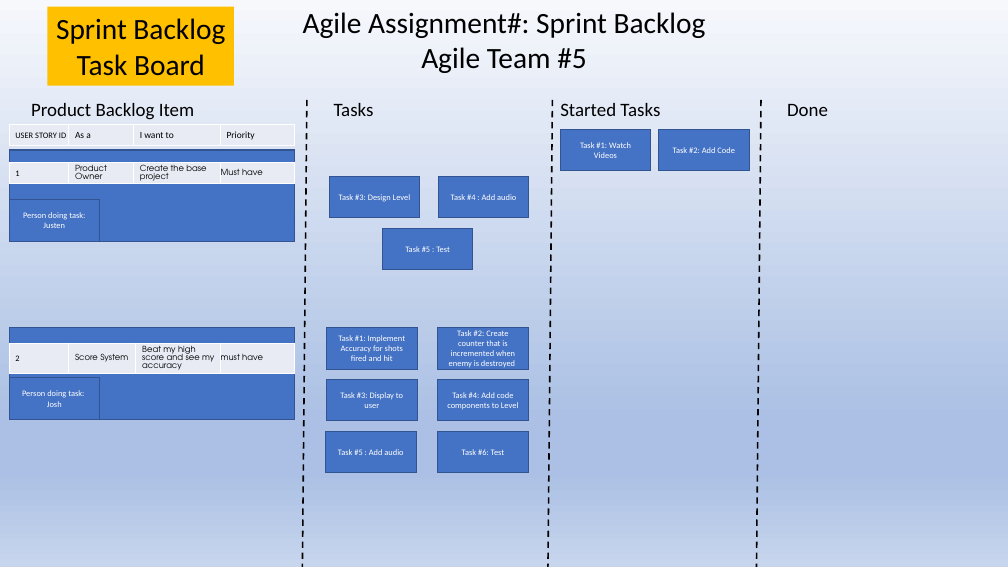
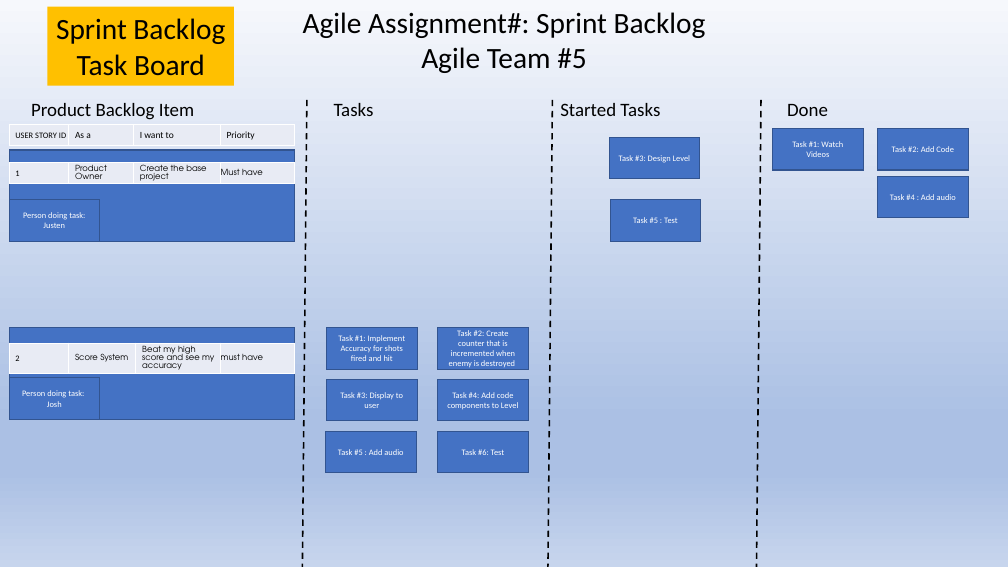
Before and after one commit to CS1CAgile5/Agile-3_Project, a slide deck: slide 1 of sprint_task_board.pptx. Drawn at 1008x567 pixels with LibreOffice and Linux fonts; fonts in the diff are those of the drawing. Boxes give left, top, right and bottom in pixels: in the first picture for what was removed or moved away, otherwise in the second. Text is boxed around its words. In the diff, an @@ line names an element or a change of style, - is before the commit and + after.

Commit message:
updated 10/16

```diff
--- a/sprint_task_board.pptx
+++ b/sprint_task_board.pptx
@@ rectangle "Task #3: Design Level": place and size @@
-rectangle "Task #3: Design Level" at bbox=[330, 177, 420, 219]
+rectangle "Task #3: Design Level" at bbox=[609, 137, 700, 178]
@@ rectangle "Task #1: Watch Videos": place and size @@
-rectangle "Task #1: Watch Videos" at bbox=[560, 129, 651, 171]
+rectangle "Task #1: Watch Videos" at bbox=[773, 129, 864, 170]
@@ rectangle "Task #2: Add Code": place and size @@
-rectangle "Task #2: Add Code" at bbox=[659, 129, 749, 171]
+rectangle "Task #2: Add Code" at bbox=[878, 129, 969, 170]
@@ rectangle "Task #4 : Add audio": place and size @@
-rectangle "Task #4 : Add audio" at bbox=[439, 177, 529, 219]
+rectangle "Task #4 : Add audio" at bbox=[878, 177, 969, 219]
@@ rectangle "Task #5 : Test": place and size @@
-rectangle "Task #5 : Test" at bbox=[383, 228, 473, 270]
+rectangle "Task #5 : Test" at bbox=[610, 200, 701, 241]
```
